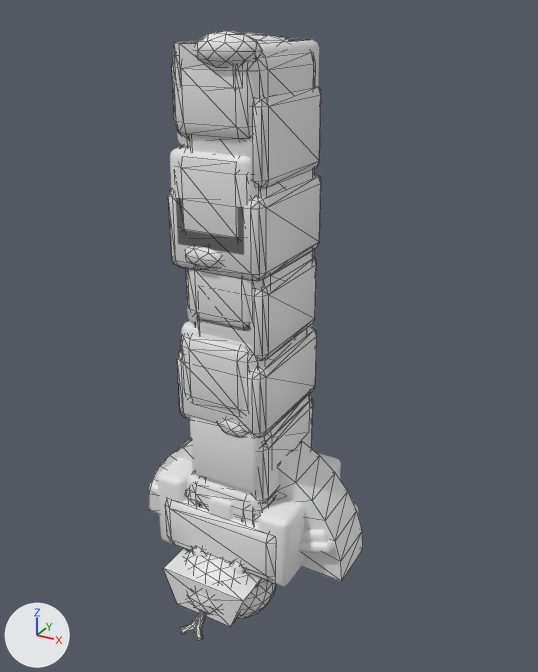
Two versions of the glTF model src/art/assets/doorframes.glb, one commit apart.
Rendered twice from a camera (50 mm lens) standing at (2.2, -3.74, 3.41) and looking at (0.16, -0.04, 1.56). Lighting does not change. The marker at lower left points along +X, +Y and +Z. The first picture is the older version. Mesh edges are drawn as thin lines on the coarser meshes.

Script lines for the objects in view, before the commit:
```python
me_doorframe_castle_post = bpy.data.meshes.new('doorframe-castle-post')
me_doorframe_castle_post.from_pydata(...)  # 336 vertices, 648 faces; spans x -0.31..0.31, y -0.4..0.4, z 0.0..3.02
me_doorframe_library_lintel_c = bpy.data.meshes.new('doorframe-library-lintel-c')
me_doorframe_library_lintel_c.from_pydata(...)  # 112 vertices, 216 faces; spans x -0.28..0.5, y -0.43..0.43, z 0.0..0.51
me_doorframe_reptile_crest = bpy.data.meshes.new('doorframe-reptile-crest')
me_doorframe_reptile_crest.from_pydata(...)  # an icosphere of 320 faces spanning x -0.36..0.36, y -0.66..-0.06, z -0.394..0.086; an icosphere of 80 faces spanning x -0.264..-0.036, y -0.42..-0.18, z -0.084..0.116; an icosphere of 80 faces spanning x 0.036..0.264, y -0.42..-0.18, z -0.084..0.116
ob_doorframe_castle_post = bpy.data.objects.new('doorframe-castle-post', me_doorframe_castle_post)
ob_doorframe_castle_post.location = (0.0, 0.0, 0.0)
ob_doorframe_library_lintel_c = bpy.data.objects.new('doorframe-library-lintel-c', me_doorframe_library_lintel_c)
ob_doorframe_library_lintel_c.location = (0.0, 0.0, 0.0)
ob_doorframe_reptile_crest = bpy.data.objects.new('doorframe-reptile-crest', me_doorframe_reptile_crest)
ob_doorframe_reptile_crest.location = (0.0, 0.0, 0.0)
# also in view: 'doorframe-reptile-post' at (0.0, 0.0, 1.62); 'doorframe-library-post-c' at (0.0, 0.01, 2.18); 'doorframe-hotel-post' at (0.0, 0.0, 1.62); 'doorframe-hotel-crest' at (0.0, 0.0, 0.39); 'doorframe-library-post-b' at (0.0, 0.0, 1.66)
```
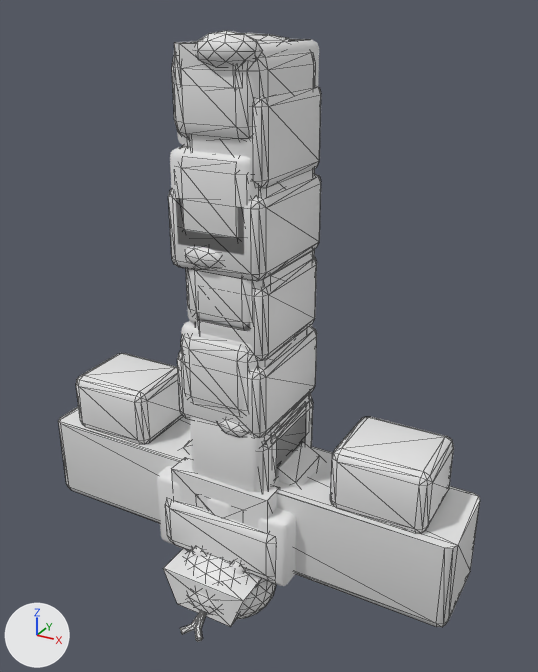
Where the change shows, as pixel boxes [x1, y1, x2, y2] in the pictures (538 x 672 px):
'doorframe-castle-crest-parapet', added: after [58, 353, 480, 627]
'doorframe-castle-crest-shield', added: after [171, 457, 280, 529]
'doorframe-hotel-crest', unchanged, covered by the edit: before [149, 438, 363, 581]; after [180, 441, 324, 488]
'doorframe-library-post-a', unchanged, covered by the edit: before [186, 268, 263, 521]; after [186, 268, 260, 331]

The change, as a diff of the scene's bpy script:
```diff
--- a/src/art/assets/doorframes.glb.py
+++ b/src/art/assets/doorframes.glb.py
@@ me_doorframe_castle_crest_shield @@
+me_doorframe_castle_crest_shield.from_pydata([(-0.36, -0.42, 0.64), (0.36, -0.42, 0.64), (0.36, -0.42, 0.299), (0.0, -0.42, 0.02), (-0.36, -0.42, 0.299), (-0.36, -0.26, 0.64), (0.36, -0.26, 0.64), (0.36, -0.26, 0.299), (0.0, -0.26, 0.02), (-0.36, -0.26, 0.299), (0.0, -0.42, 0.361), (0.0, -0.26, 0.361)], [], [(0, 1, 6), (0, 6, 5), (1, 0, 10), (5, 6, 11), (1, 2, 7), (1, 7, 6), (2, 1, 10), (6, 7, 11), (2, 3, 8), (2, 8, 7), (3, 2, 10), (7, 8, 11), (3, 4, 9), (3, 9, 8), (4, 3, 10), (8, 9, 11), (4, 0, 5), (4, 5, 9), (0, 4, 10), (9, 5, 11)])
@@ me_doorframe_castle_crest_parapet @@
+me_doorframe_castle_crest_parapet.from_pydata(...)  # 208 vertices, 400 faces; spans x -1.5..1.5, y -0.3..0.3, z 0.0..1.02
@@ ob_doorframe_castle_crest_shield @@
+ob_doorframe_castle_crest_shield = bpy.data.objects.new('doorframe-castle-crest-shield', me_doorframe_castle_crest_shield)
+ob_doorframe_castle_crest_shield.location = (0.0, 0.0, 0.0)
@@ ob_doorframe_castle_crest_parapet @@
+ob_doorframe_castle_crest_parapet = bpy.data.objects.new('doorframe-castle-crest-parapet', me_doorframe_castle_crest_parapet)
+ob_doorframe_castle_crest_parapet.location = (0.0, 0.0, 0.0)
```
